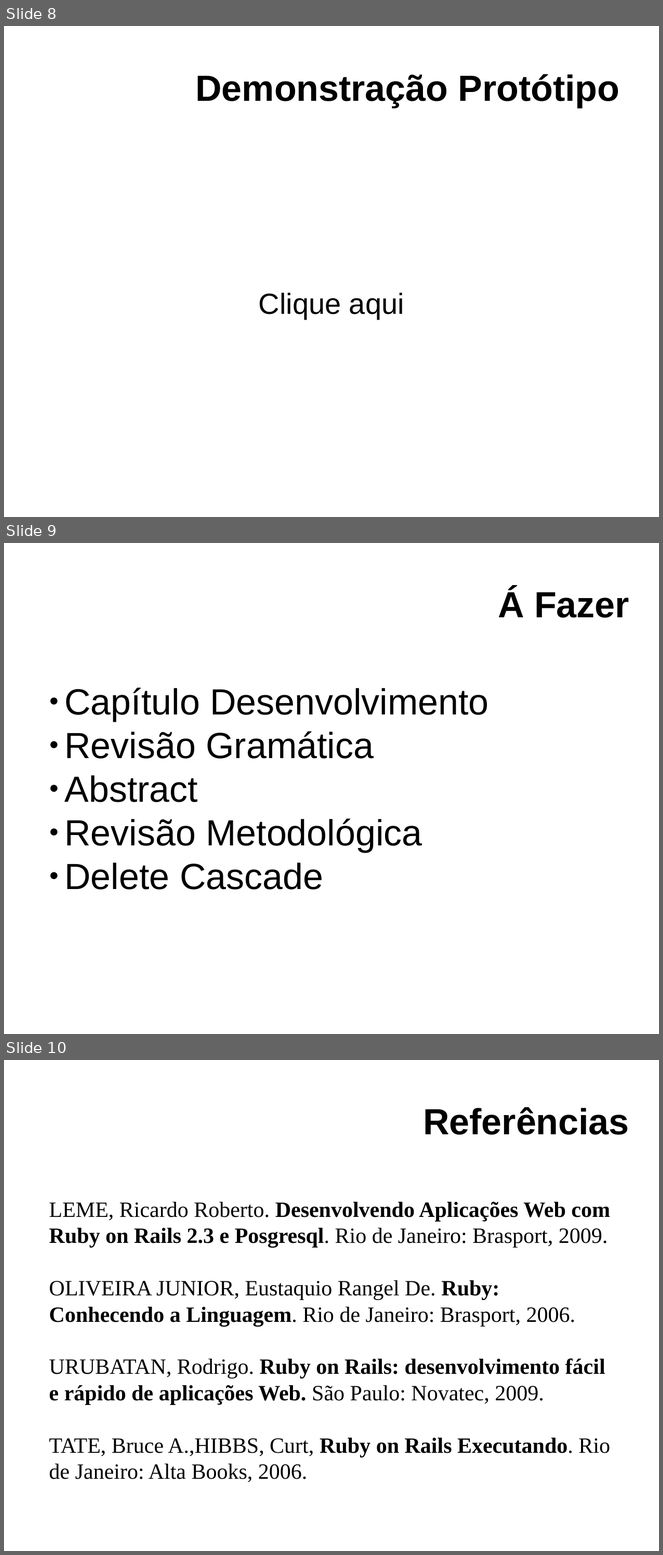
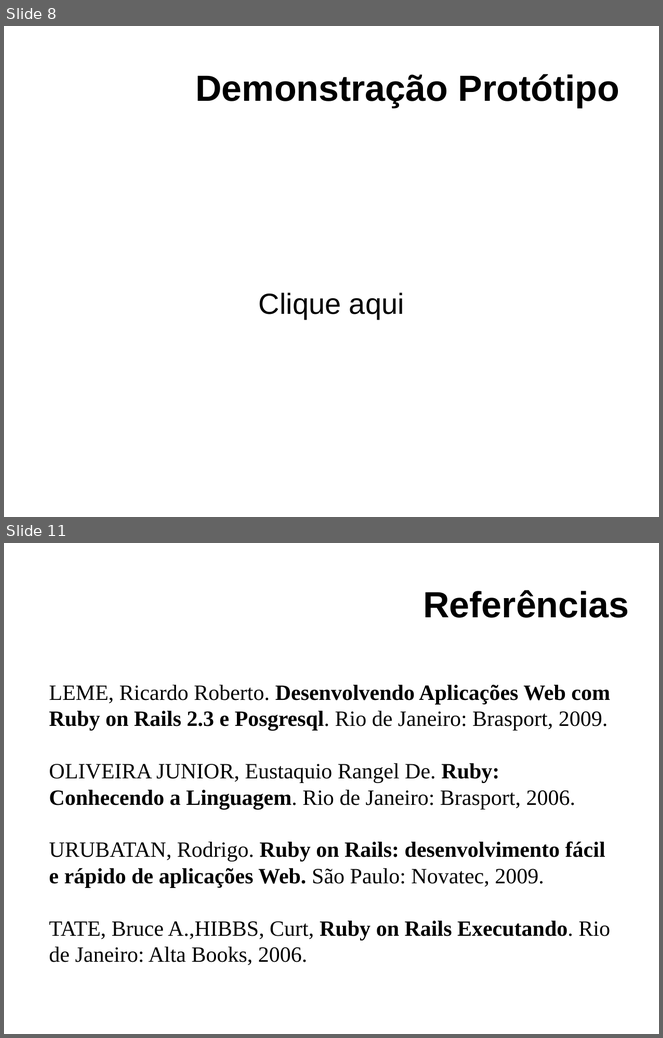
Before and after one commit to clairton/crh, a slide deck: slides.odp. Shown one above the other, each under a label of ours: slides 8, 9 and 10 before the commit, slides 8 and 11 after it; the slides between them are not shown. The pictures are 663x1555 and 663x1038 pixels, drawn with LibreOffice and Linux fonts; fonts in the diff are those of the drawing; background and template pictures are left out. Boxes give left, top, right and bottom in pixels: in the first picture for what was removed or moved away, otherwise in the second. Text is boxed around its words. In the diff, an @@ line names an element or a change of style, - is before the commit and + after.

```diff
--- a/slides.odp
+++ b/slides.odp
@@ slide 9 removed at box(4, 543, 659, 1034), background picture (left out) @@
@@ title removed at box(498, 588, 630, 618) @@
-Á Fazer
@@ text removed at box(64, 688, 489, 890) @@
-● Capítulo Desenvolvimento
-● Revisão Gramática
-● Abstract
-● Revisão Metodológica
-● Delete Cascade
@@ what was slide 10 is now slide 11 @@
```
Also in this commit, not shown: 2 slides added.
